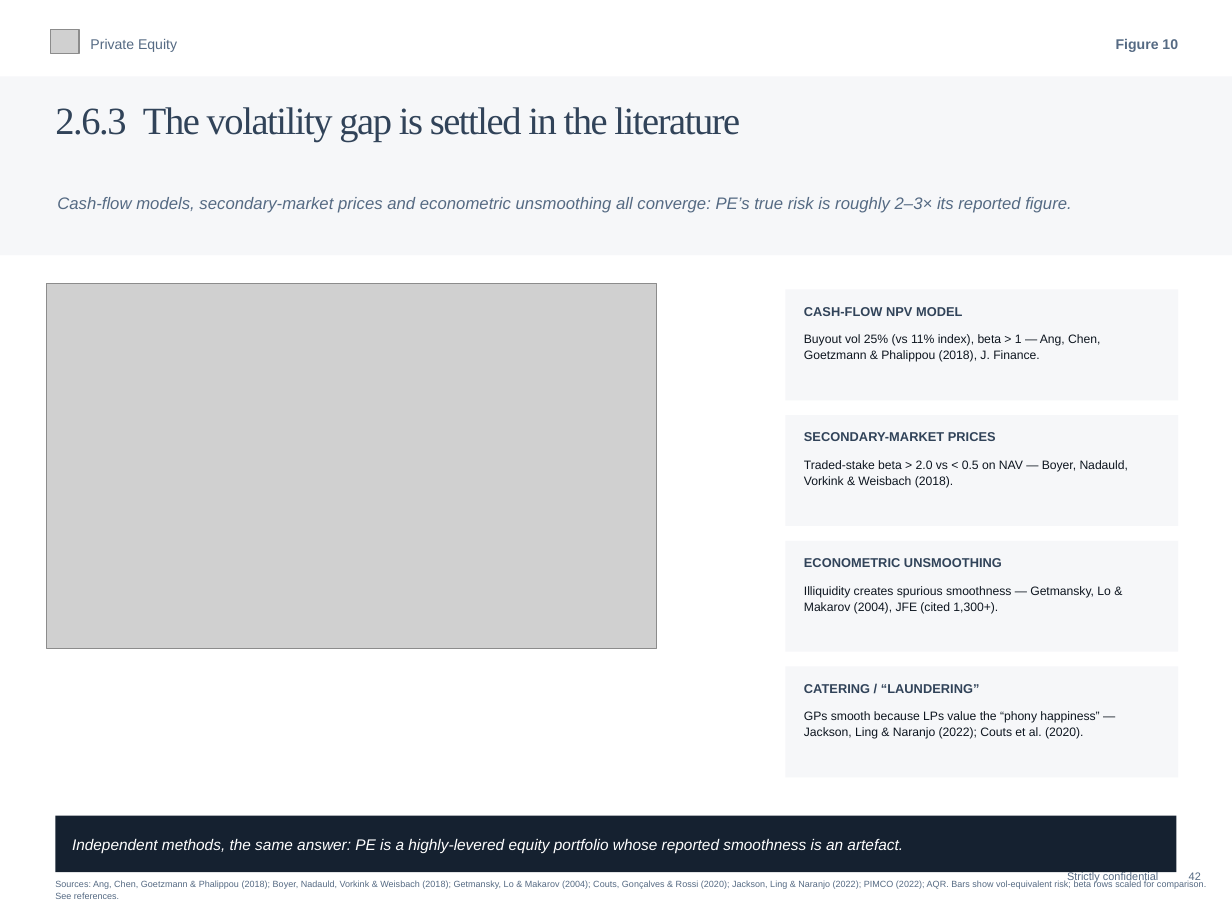
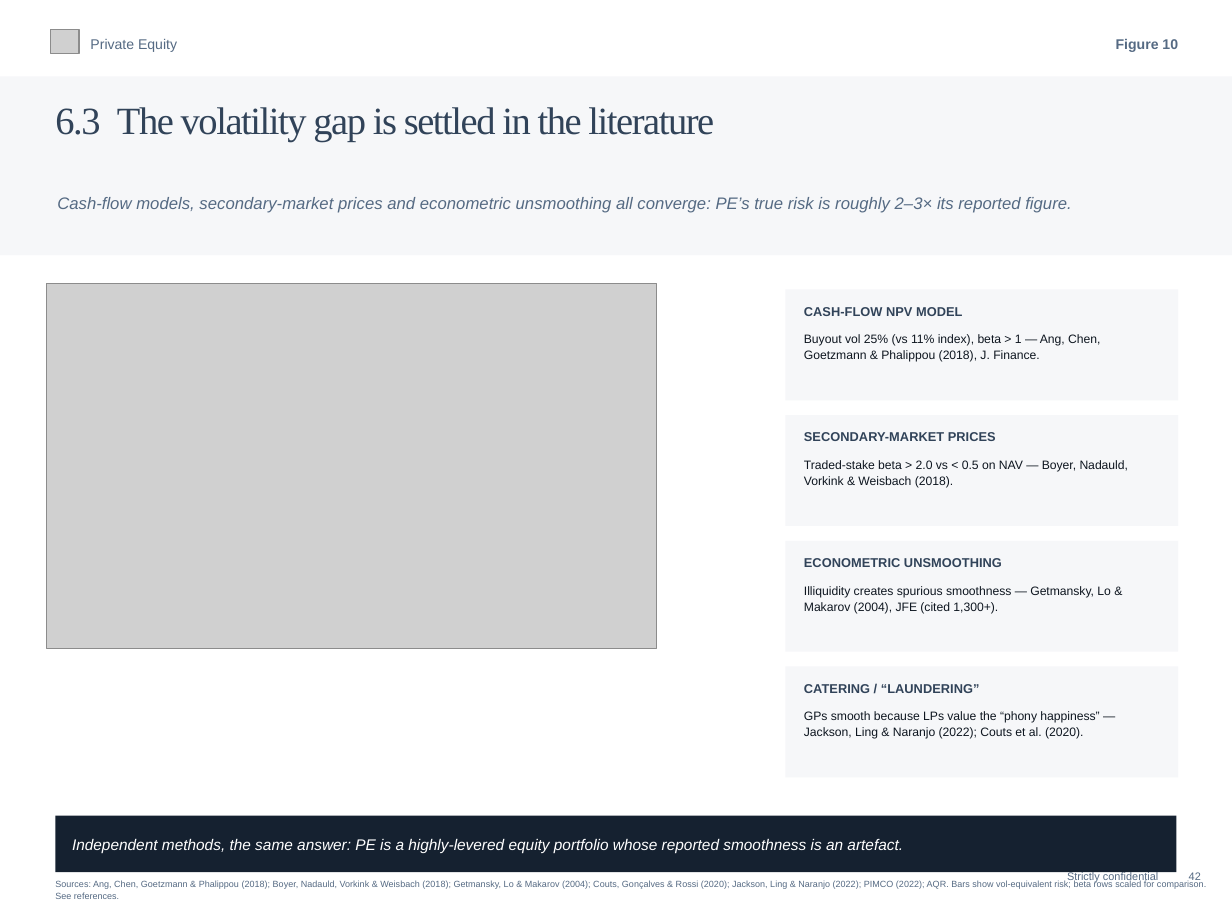
Before and after one commit to charette-lab/Claude, a slide deck: slide 45 of Athanase_Engaged_Ownership_Allocator_Deck.pptx. Drawn at 1232x924 pixels with LibreOffice and Linux fonts; fonts in the diff are those of the drawing; grey boxes stand for pictures. Boxes give left, top, right and bottom in pixels: in the first picture for what was removed or moved away, otherwise in the second. Text is boxed around its words. In the diff, an @@ line names an element or a change of style, - is before the commit and + after.

```diff
--- a/Athanase_Engaged_Ownership_Allocator_Deck.pptx
+++ b/Athanase_Engaged_Ownership_Allocator_Deck.pptx
@@ text at <box>55,107,714,142</box>: text changed @@
-2.6.3 The volatility gap is settled in the literature
+6.3 The volatility gap is settled in the literature
```
Also in this commit, not shown: 39 other slides changed, 1 other file.
